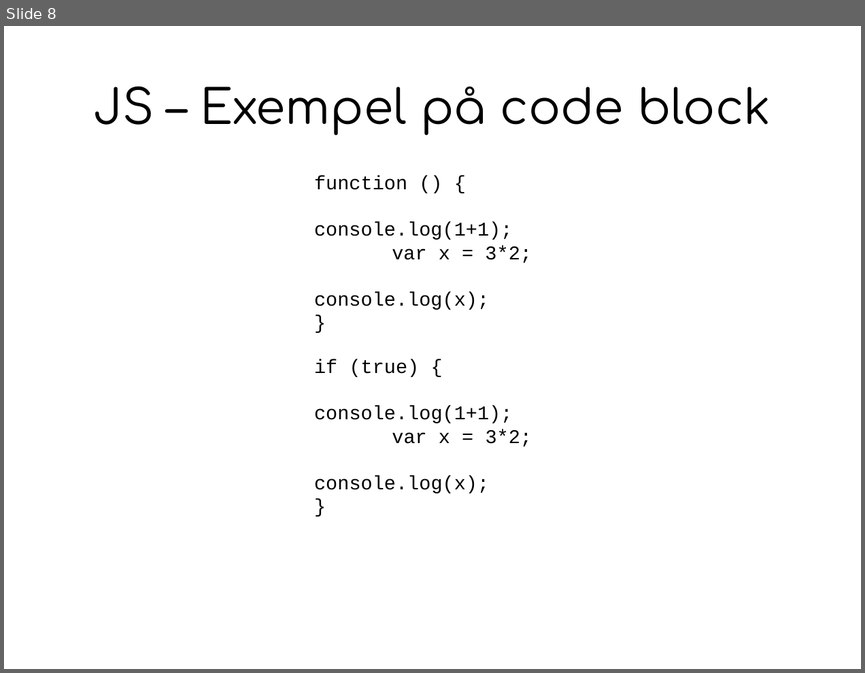
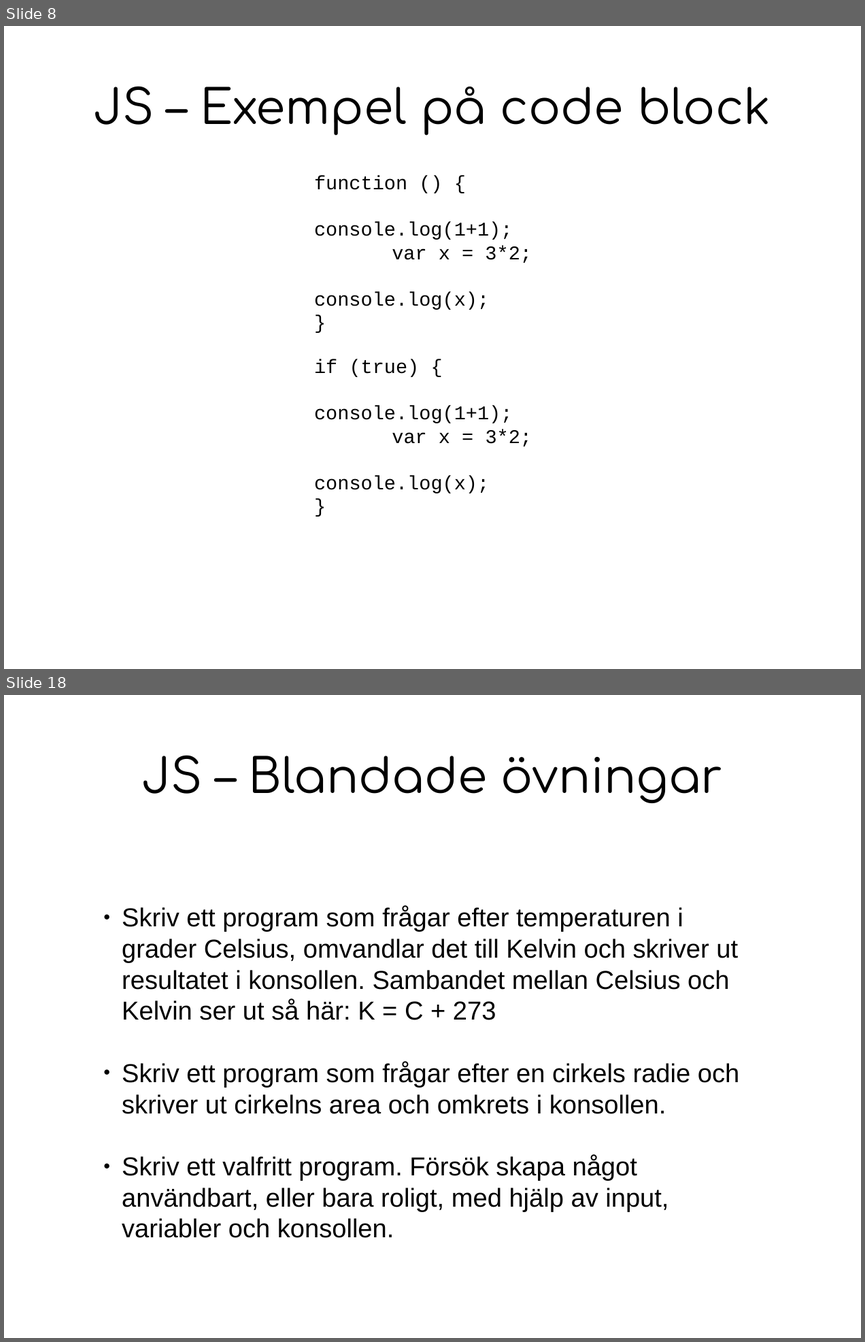
Before and after one commit to digidemlab/codemoth, a slide deck: js/presentation_js.odp. Shown one above the other, each under a label of ours: slide 8 before the commit, slides 8 and 18 after it; the slides between them are not shown. The pictures are 865x673 and 865x1342 pixels, drawn with LibreOffice and Linux fonts; fonts in the diff are those of the drawing. Boxes give left, top, right and bottom in pixels: in the first picture for what was removed or moved away, otherwise in the second. Text is boxed around its words. In the diff, an @@ line names an element or a change of style, - is before the commit and + after.

Commit message:
Finished first Javascript lesson materials: Console, arithmetics, variables and input.

```diff
--- a/js/presentation_js.odp
+++ b/js/presentation_js.odp
@@ slide 18 added at [4, 695, 861, 1338], background #FFFFFF @@
@@ title added at [142, 755, 723, 803], 44 pt, text #000000 @@
+JS – Blandade övningar
@@ text added at [122, 906, 739, 1238], 24 pt, text #000000 @@
+● Skriv ett program som frågar efter temperaturen i grader Celsius, omvandlar det till Kelvin och skriver ut resultatet i konsollen. Sambandet mellan Celsius och Kelvin ser ut så här: K = C + 273
+● Skriv ett program som frågar efter en cirkels radie och skriver ut cirkelns area och omkrets i konsollen.
+● Skriv ett valfritt program. Försök skapa något användbart, eller bara roligt, med hjälp av input, variabler och konsollen.
```
Also in this commit, not shown: 2 slides changed, 7 other slides added, 9 other files.
